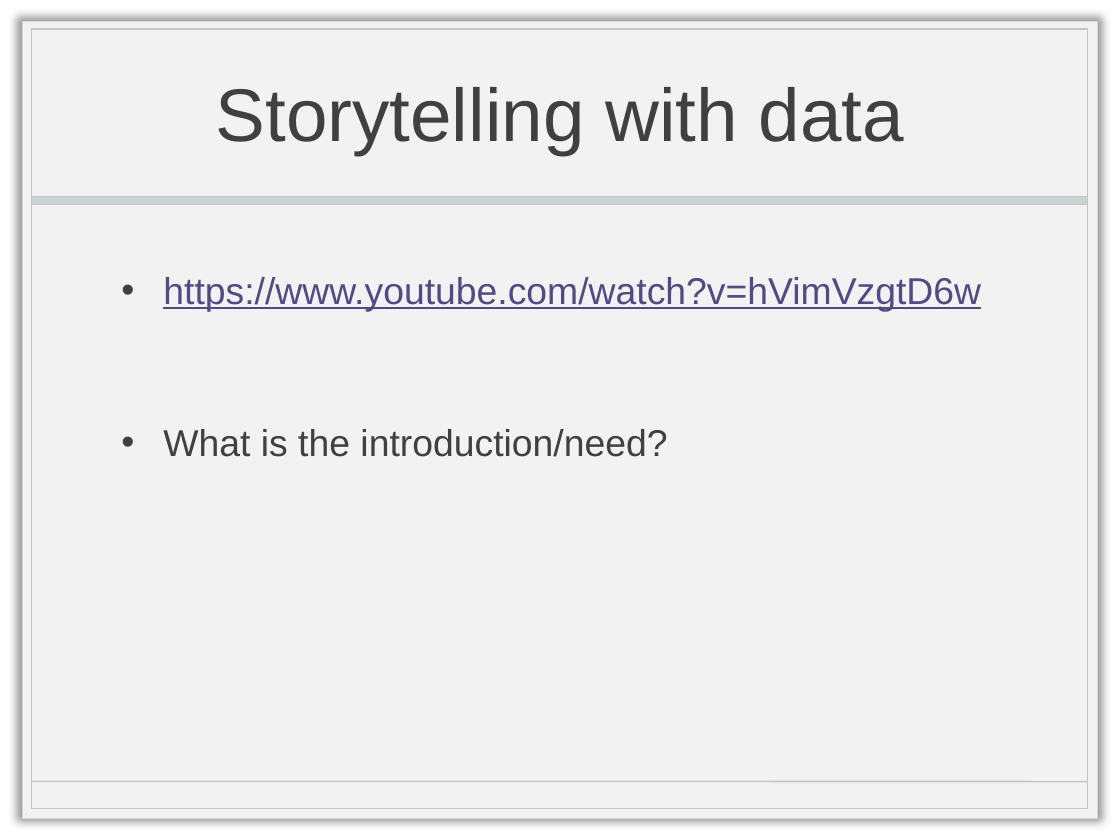
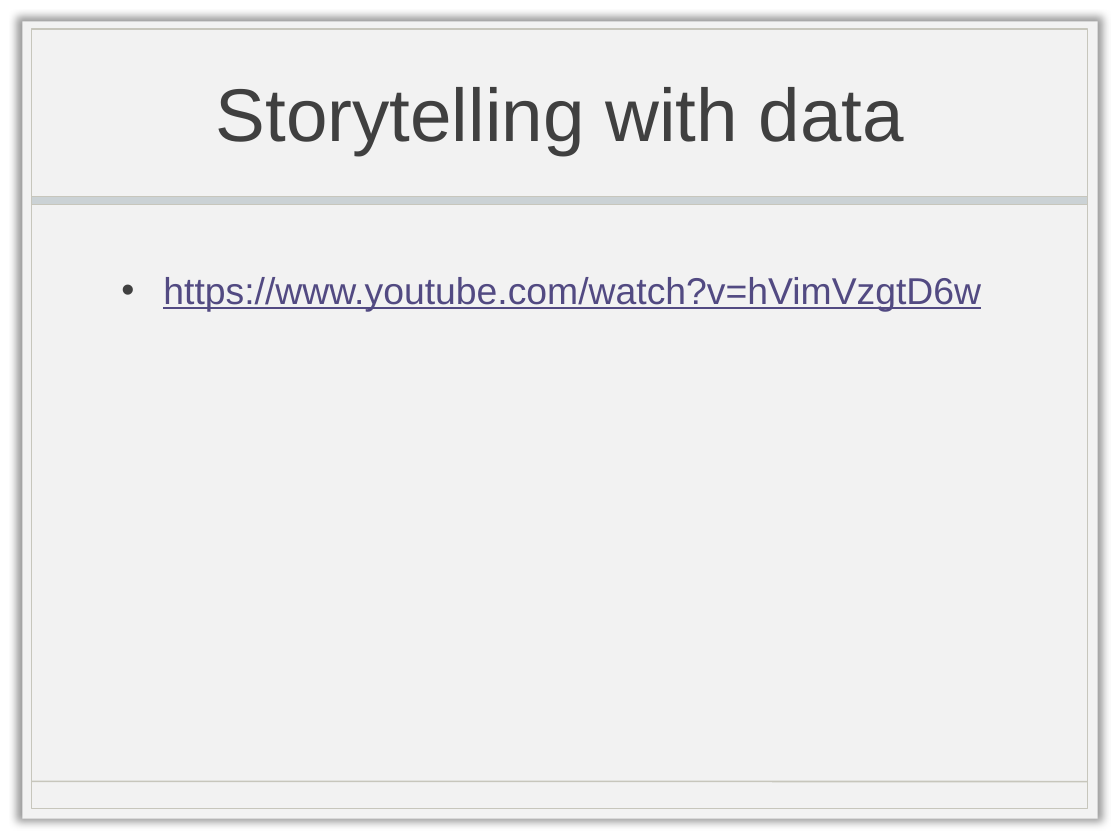
Before and after one commit to doctorlam/tecm4180, a slide deck: slide 5 of readings/storytelling.pptx (slide 4 before the commit). Drawn at 1120x840 pixels with LibreOffice and Linux fonts; fonts in the diff are those of the drawing; background and template pictures are left out. Boxes give left, top, right and bottom in pixels: in the first picture for what was removed or moved away, otherwise in the second. Text is boxed around its words. In the diff, an @@ line names an element or a change of style, - is before the commit and + after.

Commit message:
updated storytelling ppt and resources page to add ppt file

```diff
--- a/readings/storytelling.pptx
+++ b/readings/storytelling.pptx
@@ text at (163, 429, 667, 457): paragraph removed @@
-• What is the introduction/need?
```
Also in this commit, not shown: 3 other slides changed, 2 slides added, 2 slides removed, 6 other files.
